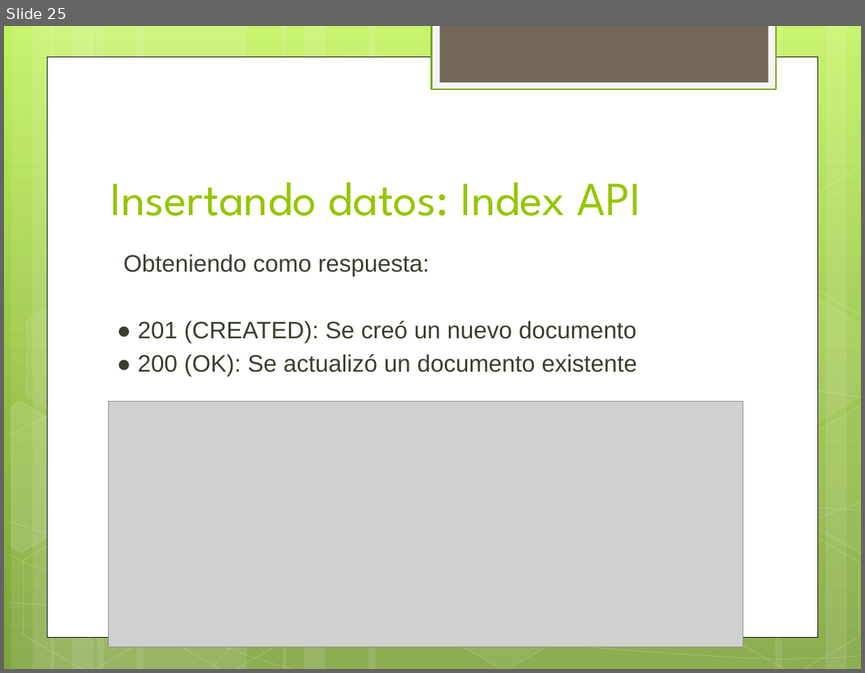
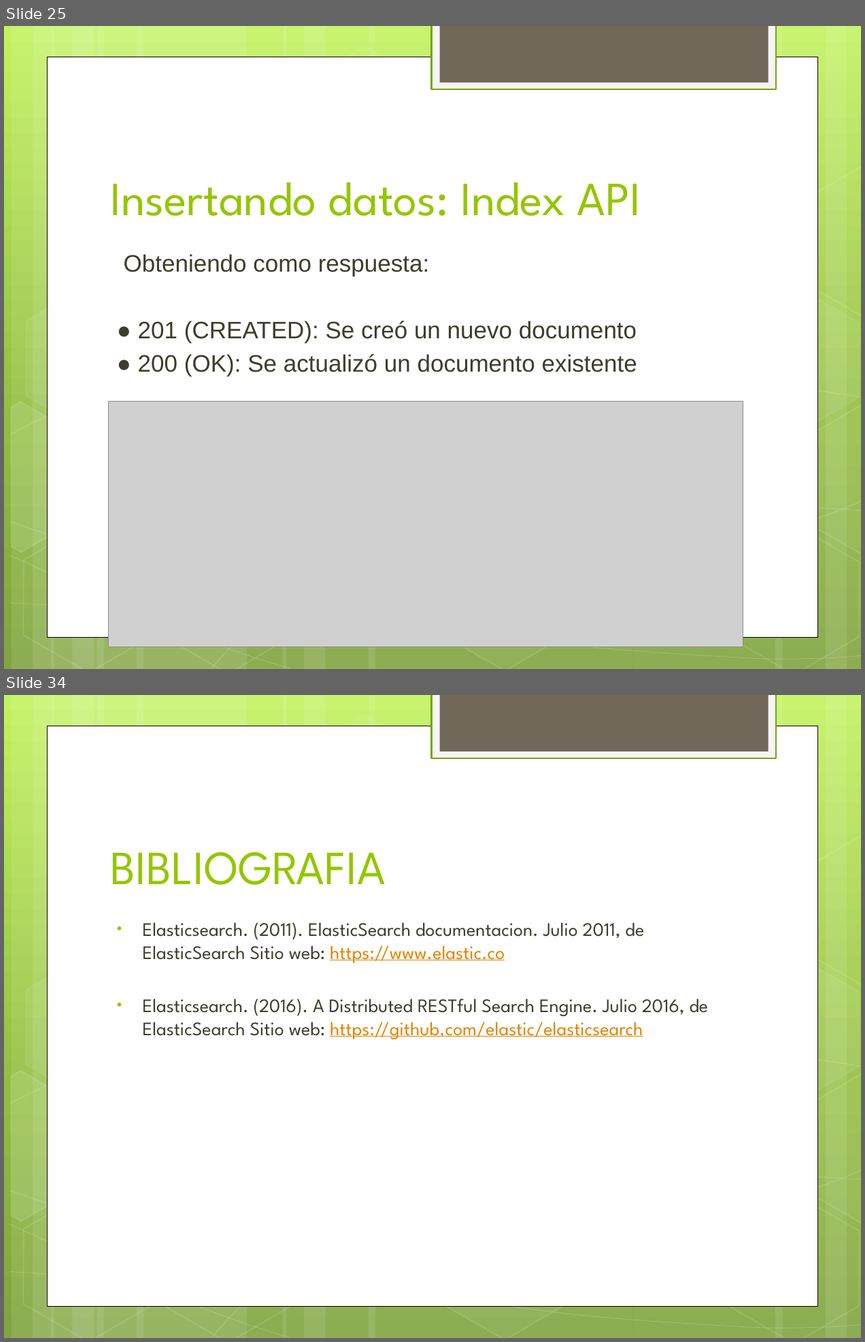
Before and after one commit to danielrpg/searchEngineAPI, a slide deck: document/ElasticSearch.pptx. Shown one above the other, each under a label of ours: slide 25 before the commit, slides 25 and 34 after it; the slides between them are not shown. The pictures are 865x673 and 865x1342 pixels, drawn with LibreOffice and Linux fonts; fonts in the diff are those of the drawing; grey boxes stand for pictures. Boxes give left, top, right and bottom in pixels: in the first picture for what was removed or moved away, otherwise in the second. Text is boxed around its words. In the diff, an @@ line names an element or a change of style, - is before the commit and + after.

```diff
--- a/document/ElasticSearch.pptx
+++ b/document/ElasticSearch.pptx
@@ slide 34 added at bbox=[4, 695, 861, 1338], background gradient #C3F35F to #93BF3F to #81A53E; not listed: 31 template elements that a slide beside it also shows @@
@@ title added at bbox=[110, 852, 385, 885], 40 pt, text #94C600 @@
+BIBLIOGRAFIA
@@ text added at bbox=[143, 922, 708, 1039], 16 pt, text #3E3D2D @@
+• Elasticsearch. (2011). ElasticSearch documentacion. Julio 2011, de ElasticSearch Sitio web: https://www.elastic.co
+• Elasticsearch. (2016). A Distributed RESTful Search Engine. Julio 2016, de ElasticSearch Sitio web: https://github.com/elastic/elasticsearch
```
Also in this commit, not shown: 8 other slides added, 2 other files.
